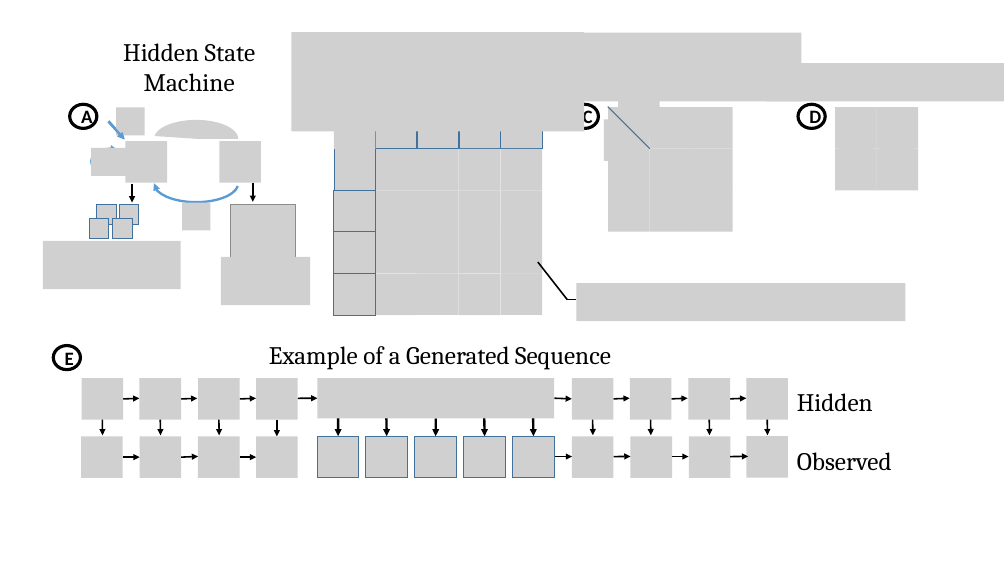
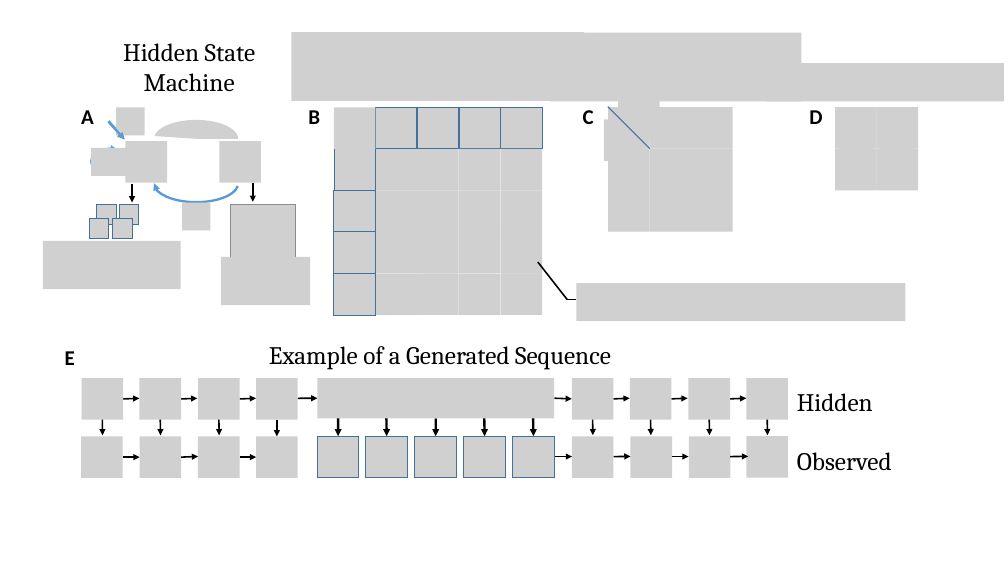
Before and after one commit to David-Taub/HOP-HMM, a slide deck: slide 7 of Help/Figures1.pptx (slide 6 before the commit). Drawn at 1008x567 pixels with LibreOffice and Linux fonts; fonts in the diff are those of the drawing; grey boxes stand for pictures. Boxes give left, top, right and bottom in pixels: in the first picture for what was removed or moved away, otherwise in the second. Text is boxed around its words. In the diff, an @@ line names an element or a change of style, - is before the commit and + after.

```diff
--- a/Help/Figures1.pptx
+++ b/Help/Figures1.pptx
@@ picture: place and size @@
-picture at <box>291,32,584,131</box>
+picture at <box>291,32,584,101</box>
@@ ellipse added at <box>297,104,324,129</box>, 20 pt, text #000000, bold @@
+B
@@ size 18 to 20 pt; outline #000000 3 pt to none in 4 elements at <box>53,346,80,370</box>, <box>70,104,97,129</box>, <box>572,104,599,129</box>, <box>799,104,826,129</box> @@
```
Also in this commit, not shown: 5 other slides changed, 1 slide added, 23 other files.
